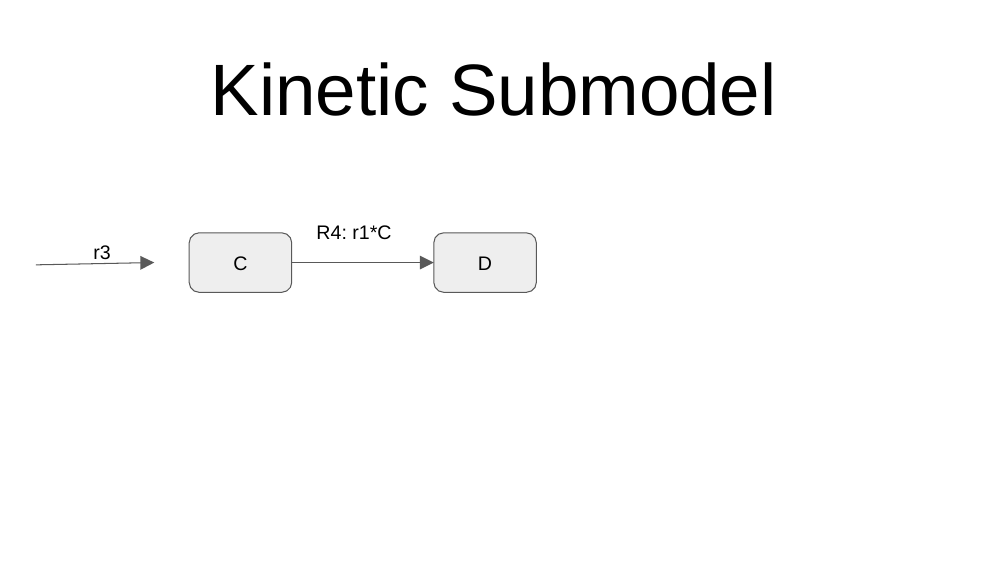
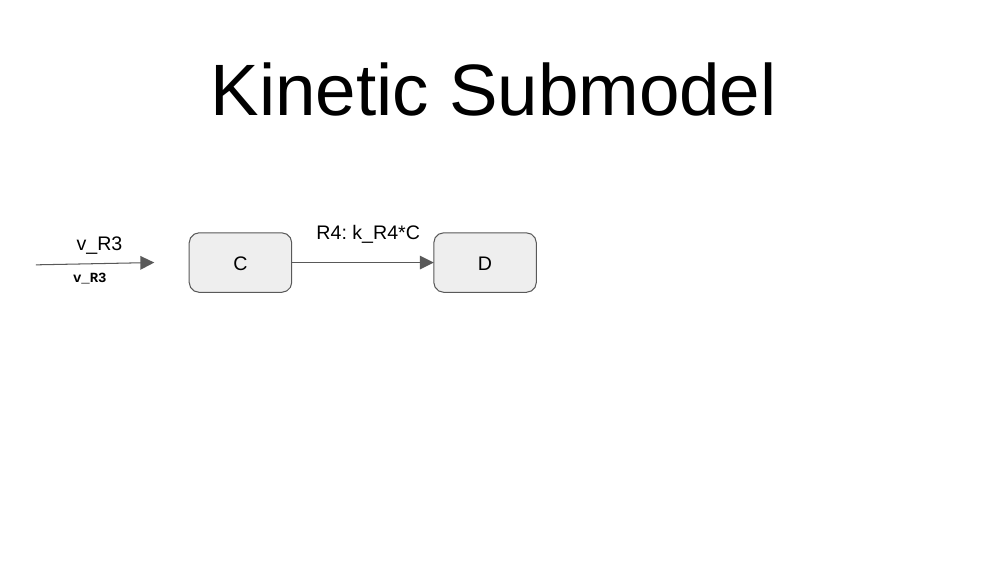
Before and after one commit to dagwa/wholecell-metabolism, a slide deck: slide 3 of mkoenig/python/metabolism/toymodel/Integrated Toy Model.pptx (slide 2 before the commit). Drawn at 1008x567 pixels with LibreOffice and Linux fonts; fonts in the diff are those of the drawing. Boxes give left, top, right and bottom in pixels: in the first picture for what was removed or moved away, otherwise in the second. Text is boxed around its words. In the diff, an @@ line names an element or a change of style, - is before the commit and + after.

```diff
--- a/mkoenig/python/metabolism/toymodel/Integrated Toy Model.pptx
+++ b/mkoenig/python/metabolism/toymodel/Integrated Toy Model.pptx
@@ text at box(77, 236, 123, 254): text changed @@
-r3
+v_R3
@@ text at box(316, 224, 420, 243): text changed @@
-R4: r1*C
+R4: k_R4*C
@@ text added at box(73, 272, 106, 284), 10 pt, text #000000, bold @@
+v_R3
```
Also in this commit, not shown: 2 other slides changed, 1 slide added, 1 slide removed, 2 other files.
